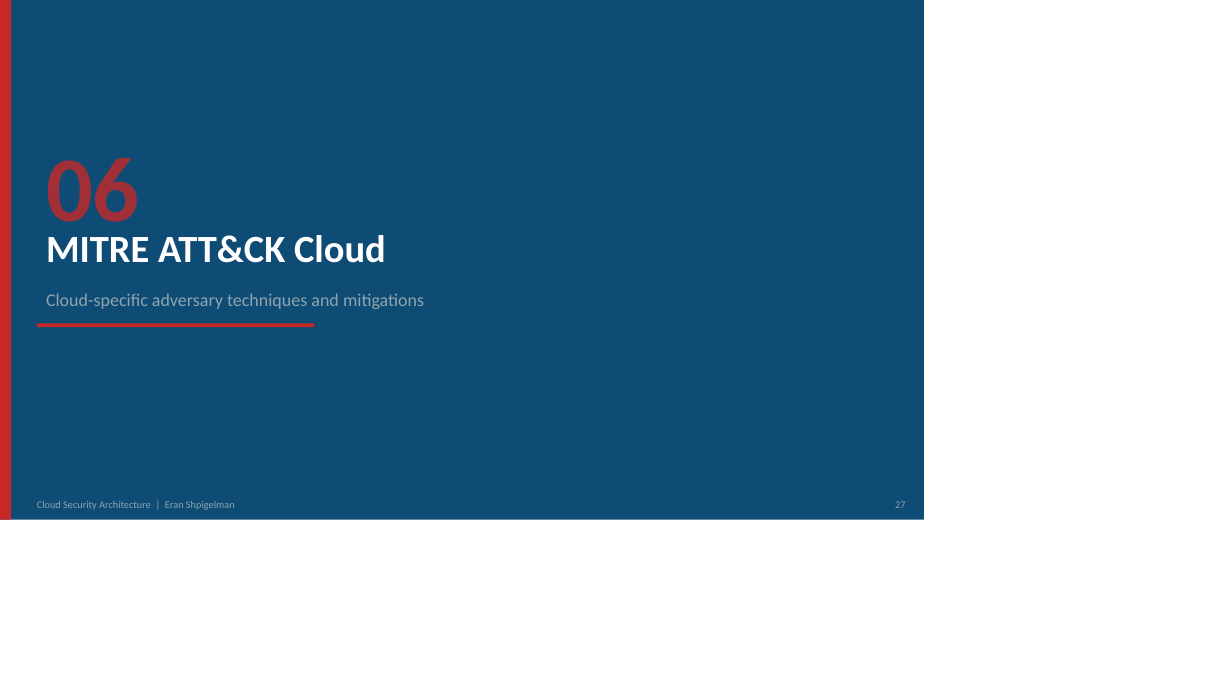
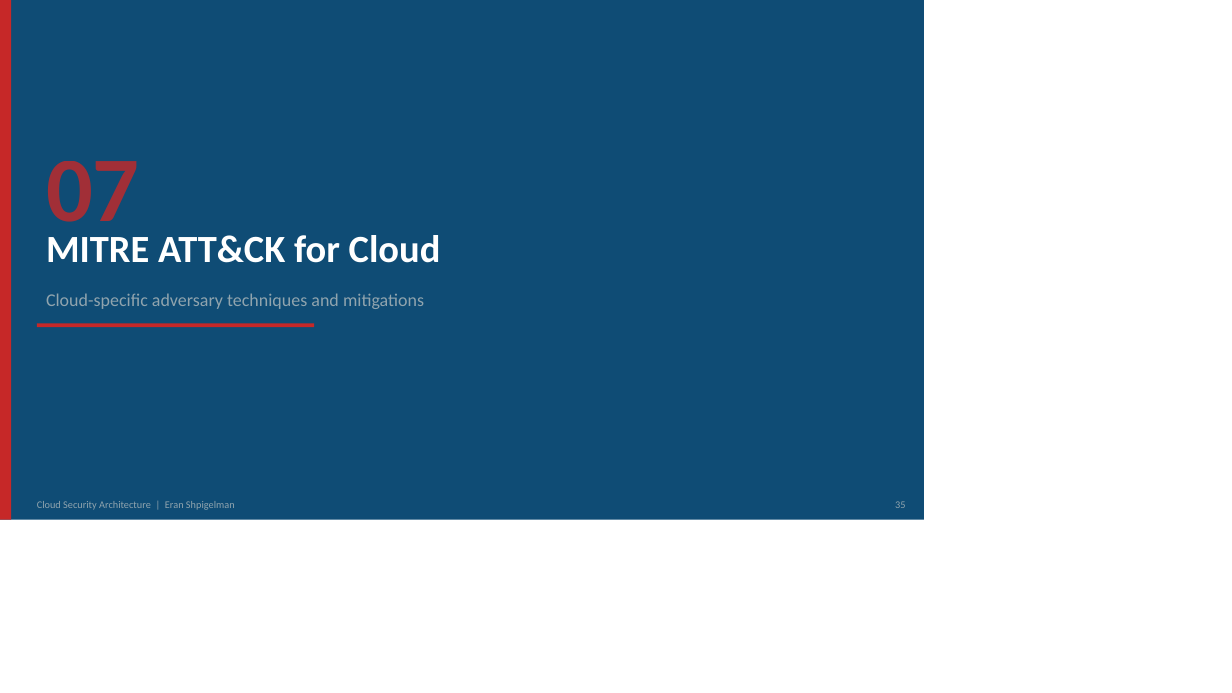
Before and after one commit to eransh10/Security-Architecture-Guidelines-Best-Practices, a slide deck: slide 35 of Cloud/cloud_security_architecture_deck.pptx (slide 27 before the commit). Drawn at 1232x693 pixels with LibreOffice and Linux fonts; fonts in the diff are those of the drawing. Boxes give left, top, right and bottom in pixels: in the first picture for what was removed or moved away, otherwise in the second. Text is boxed around its words. In the diff, an @@ line names an element or a change of style, - is before the commit and + after.

```diff
--- a/Cloud/cloud_security_architecture_deck.pptx
+++ b/Cloud/cloud_security_architecture_deck.pptx
@@ text at <box>46,161,140,244</box>: text changed @@
-06
+07
@@ text at <box>46,235,441,263</box>: text changed @@
-MITRE ATT&CK Cloud
+MITRE ATT&CK for Cloud
@@ text at <box>895,501,905,508</box>: text changed @@
-27
+35
```
Also in this commit, not shown: 12 other slides changed, 12 slides added.
